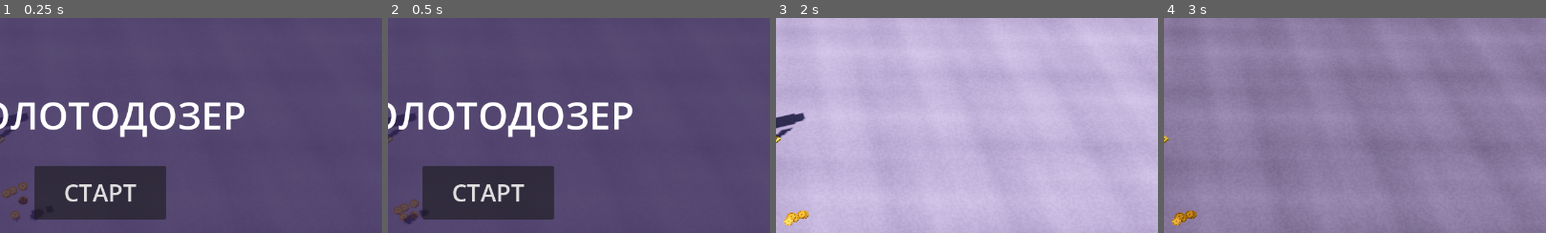
Above: before the commit, frames 1-4 (left to right).
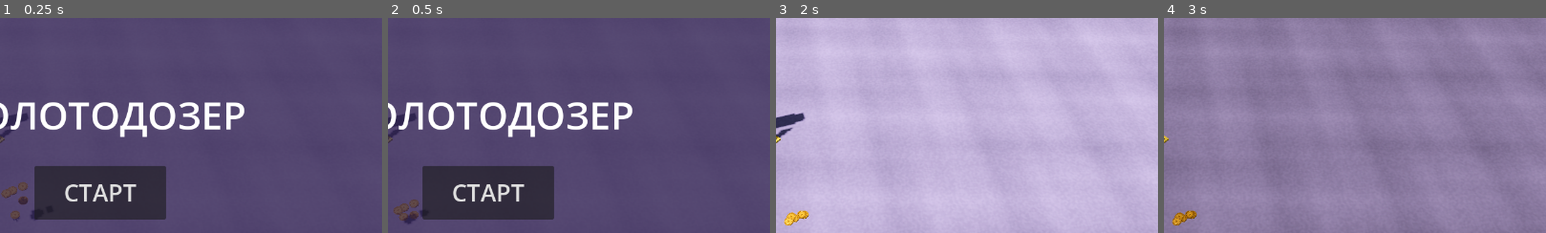
Above: after the commit, the same moments.

Repository: ui99ru/gold-harvester
Game: Godot game, scene res://scenes/game.tscn
The game is run twice, just before and just after one commit, with the same random seed, the same clock (stepped at 60 frames per second) and the same inputs.
Inputs:
- Up to frame 1 (0.25 s): no input
- Up to frame 2 (0.5 s): no input
- Up to frame 3 (2 s): click "СТАРТ" at 0.5 s; click "🔊" at 1.25 s
- Up to frame 4 (3 s): click "🔇" at 2 s; click "Тени" at 2.75 s
The pictures show only the part of the screen within x 37-87%, y 14-64%; the shares and areas given below are measured in that part.

Frames 1-2 are identical in both runs. In frame 3, less than 0.1% of the frame differs, in the area x 2-8%, y 89-97%; in frame 4, less than 0.1%.

Commit message:
fix(godot): piles now actually sleep - lag and Jolt buffer overflow
Root cause: Jolt default sleep_velocity_threshold is 0.03 m/s; a
settled pile with micro-jitter never goes below it, so hundreds of
coins stayed awake forever - frame cost ballooned and contact/pair
buffers overflowed (contacts silently dropped). Fix: aggressive
sleep thresholds (0.5 m/s, 0.25s) - the web deadzone equivalent done
Jolt-natively. Porting the web force-sleep verbatim (zero velocities
+ sleep()) backfired: per-tick zeroing resets Jolt sleep timers and
breaks island sleeping entirely (stack smoke: 5/50 asleep). Buffers
doubled as headroom (pairs 128k, constraints 40k, temp mem 64MiB).
All 11 smokes green; worst-case churn (1000 awake) unchanged by
design - that is the future active-bubble work.

Co-Authored-By: Claude Fable 5 <noreply@anthropic.com>

Diff:
--- a/godot/project.godot
+++ b/godot/project.godot
@@ -27,6 +27,11 @@
 3d/default_gravity=30.0
 common/physics_ticks_per_second=60
 jolt_physics_3d/simulation/velocity_steps=8
+jolt_physics_3d/limits/max_body_pairs=131072
+jolt_physics_3d/limits/max_contact_constraints=40960
+jolt_physics_3d/limits/temporary_memory_buffer_size=64
+jolt_physics_3d/simulation/sleep_velocity_threshold=0.5
+jolt_physics_3d/simulation/sleep_time_threshold=0.25
 
 [rendering]
 
--- a/godot/scripts/coin.gd
+++ b/godot/scripts/coin.gd
@@ -12,6 +12,7 @@
 
 # Активный «завал» монеты с ребра (порт physics.js:129-136, пороги src/config.js:31-32)
 const CALM_V2 := 1.44                      # calmV 1.2²
+const CALM_FRAMES := 18                    # кадров деадзоны до сна
 const CALM_W2 := 36.0                      # calmW 6.0²
 const CALM_VY := 0.4
 const CALM_FLAT := 0.45
@@ -19,8 +20,6 @@
 const CALM_GROUND_Y := 0.6
 const FLATTEN_K := 8.0
 
-## Принудительный сон деадзоны (web calmFrames) НЕ портирован: у Jolt свой sleep,
-## в лотке кучи засыпают штатно. Завал — наблюдаемое поведение, оставлен.
 @export var calm_flatten := true
 
 var idx := -1                              # стабильный индекс в пуле (side-массивы ворот)
@@ -102,8 +101,11 @@
 				clink_cb.call(global_position, clampf(imp / (CLINK_IMPULSE * 6.0), 0.15, 1.0))
 				break
 
-	# Активный «завал» с ребра: почти неподвижная монета на ребре получает
-	# угловую скорость к плашмя (up × Y). Web: physics.js:134-135.
+	# Активный «завал» с ребра (web physics.js:134-135). Принудительный сон
+	# web (обнуление + sleep) НЕ портирован: обнуление скоростей каждый тик
+	# сбрасывает таймер сна Jolt и ломает островной сон (куча перестаёт
+	# засыпать вовсе). Вместо него — агрессивные sleep-пороги Jolt в
+	# project.godot (sleep_velocity_threshold/time_threshold).
 	if calm_flatten and s < CALM_V2 and absf(v.y) < CALM_VY \
 			and state.angular_velocity.length_squared() < CALM_W2:
 		var up := state.transform.basis.y                # ось монеты R·(0,1,0)
